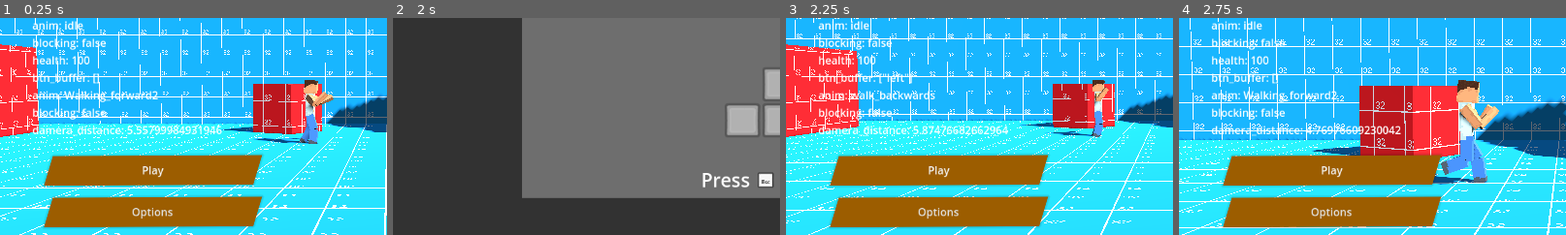
Above: before the commit, frames 1-4 (left to right).
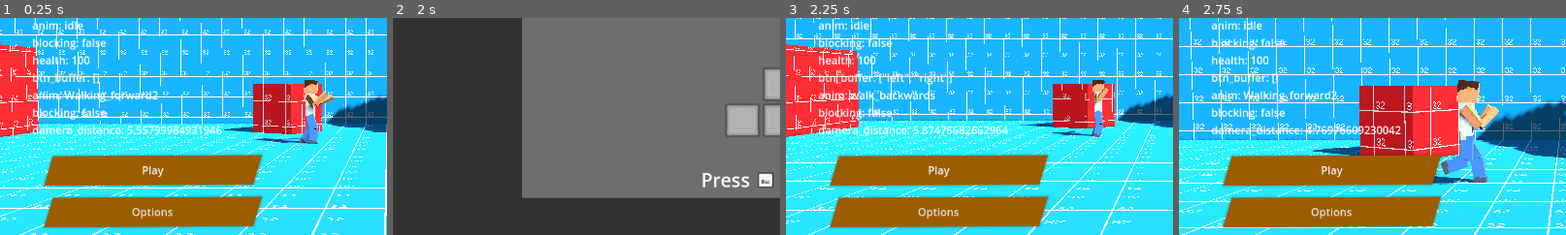
Above: after the commit, the same moments.

Repository: miklaskarjalainen/KioskKnockout
Game: Godot game, scene res://src/scenes/TitleScreen.tscn
The game is run twice, just before and just after one commit, with the same random seed, the same clock (stepped at 60 frames per second) and the same inputs.
Inputs (mouse positions are % of the whole screen's width and height, from its top left):
- Up to frame 1 (0.25 s): no input
- Up to frame 2 (2 s): click "Play" at 0.5 s; tap Enter at 1.25 s; move the mouse to (72, 45) at 1.27 s; hold Up (ui_up) from 1.28 s (still down); click (72, 45) at 1.42 s
- Up to frame 3 (2.25 s): release Up (ui_up) at 2 s; click "Back" at 2 s
- Up to frame 4 (2.75 s): no input
The pictures show only the part of the screen within x 0-50%, y 28-78%; the shares and areas given below are measured in that part.

Frames 1-2 are identical in both runs. In frame 3, 0.2% of the frame differs, in the area x 32-43%, y 25-31%; in frame 4, nothing differs.

Commit message:
FIX BUG
The titlescreen AI's pressed action carrying over to the "real" game.

Diff:
--- a/src/actors/AiComponent.gd
+++ b/src/actors/AiComponent.gd
@@ -81,3 +81,6 @@
 	var ac = _pick_weighted(_weight_options())
 	if ac:
 		_press(ac)
+
+func _exit_tree() -> void:
+	Input.action_release(_last_action)
